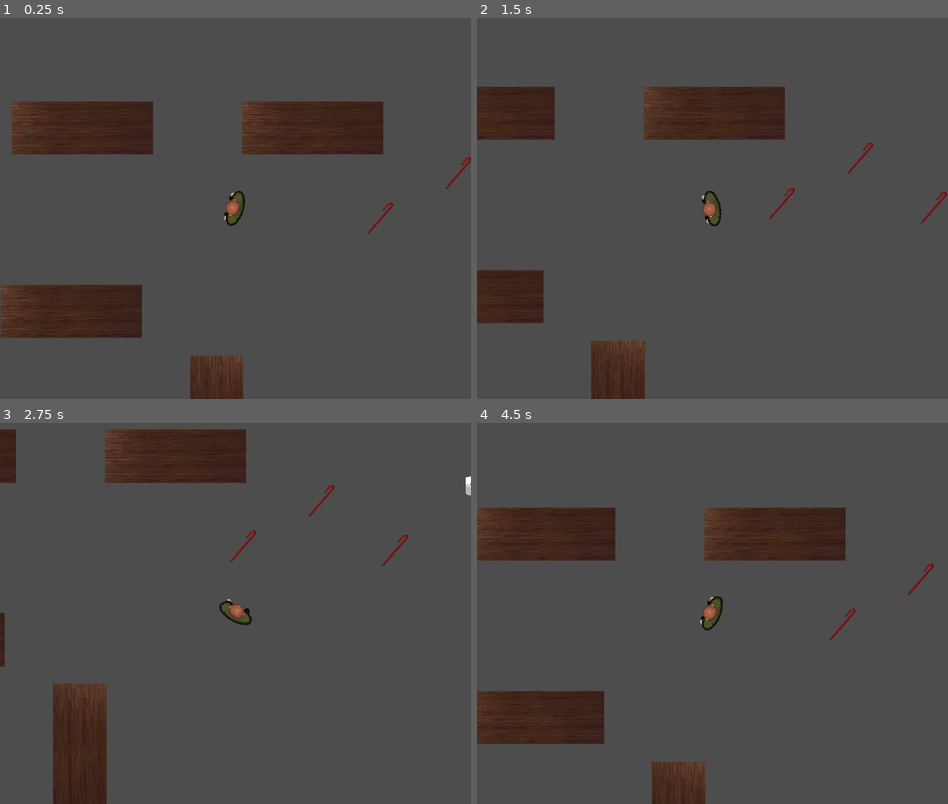
Above: before the commit, frames 1-4 (two rows, left to right).
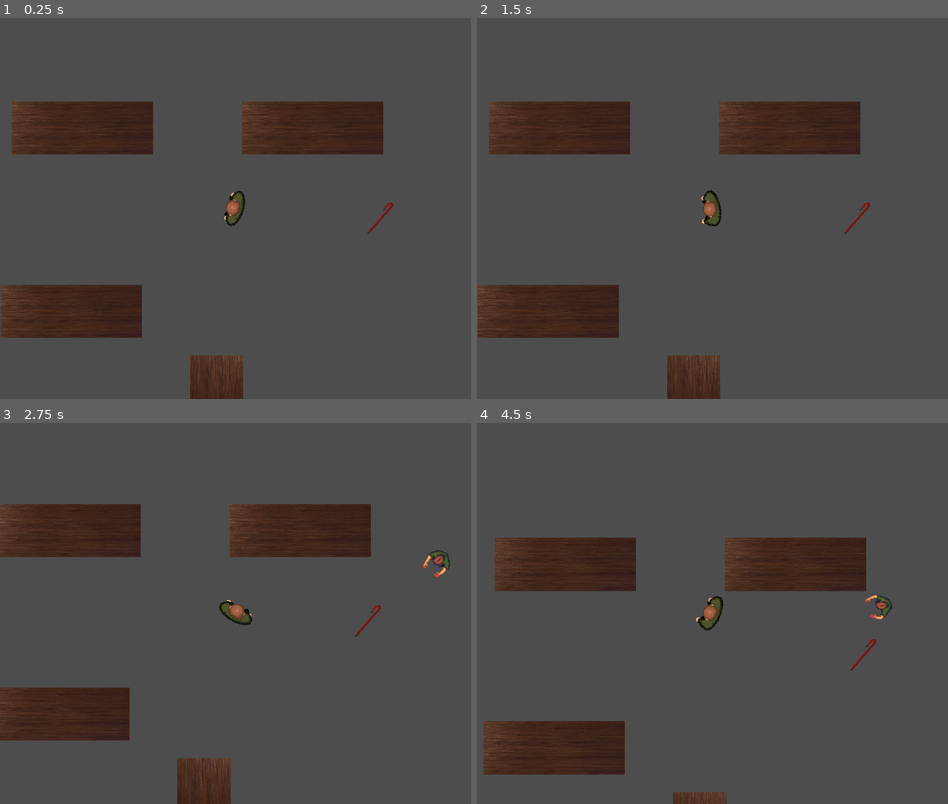
Above: after the commit, the same moments.

Repository: jmsanchezdiaz/boss-ipv-2024-e3.14cos
Game: Godot game, scene res://main.tscn
Two runs of this game, one before a commit and one after it. Both use one fixed random seed, a clock stepped at 60 frames per second and the inputs below.
Inputs (mouse positions are in pixels of both pictures, inside the frame that each line leads up to):
- Up to frame 1 (0.25 s): no input
- Up to frame 2 (1.5 s): move the mouse to (816, 189) at 0.52 s; press the mouse at (816, 189) at 0.53 s; hold D (move_right) 0.53-1.28 s; tap Shift (run) at 0.8, 1.35 s; move the mouse to (618, 227) at 1.27 s; release the mouse at (618, 227) at 1.28 s; hold S (move_down) from 1.28 s (still down)
- Up to frame 3 (2.75 s): click (141, 632) at 1.55 s; move the mouse to (282, 529) at 2.02 s; release S (move_down) at 2.03 s; press the mouse at (282, 529) at 2.03 s; hold D (move_right) from 2.03 s (still down); tap Shift (run) at 2.3 s
- Up to frame 4 (4.5 s): move the mouse to (688, 689) at 2.77 s; release D (move_right) at 2.78 s; release the mouse at (688, 689) at 2.78 s; hold W (move_up) 2.78-3.53 s; tap E (collect) at 2.85 s; click (688, 689) at 3.05 s; move the mouse to (853, 670) at 3.52 s; hold Shift (run) 3.53-4.28 s; hold A (move_left) from 3.53 s (still down); tap Escape (escape) at 4.15 s; move the mouse to (571, 556) at 4.27 s; click (571, 556) at 4.35 s

The runs differ from the first frame. In frame 1, less than 0.1% of the frame differs, in the area x 94-100%, y 36-45%; in frame 2, 16%; in frame 3, 19%, in the area x 0-100%, y 1-100%; in frame 4, 17%.

Commit message:
add inventory

Diff:
--- /dev/null
+++ b/default_bus_layout.tres
@@ -0,0 +1,10 @@
+[gd_resource type="AudioBusLayout" format=3 uid="uid://b7eeowm2qtap4"]
+
+[resource]
+bus/0/volume_db = 1.65599
+bus/1/name = &"Zombie"
+bus/1/solo = false
+bus/1/mute = false
+bus/1/bypass_fx = false
+bus/1/volume_db = -50.3433
+bus/1/send = &"Master"
--- a/entities/Player/Player.tscn
+++ b/entities/Player/Player.tscn
@@ -46,6 +46,22 @@
 _data = {
 "RESET": SubResource("Animation_x211c"),
 "ReceiveDamage": SubResource("Animation_myc8f")
+}
+
+[sub_resource type="Animation" id="Animation_x8equ"]
+resource_name = "Punch"
+step = 0.1
+tracks/0/type = "value"
+tracks/0/imported = false
+tracks/0/enabled = true
+tracks/0/path = NodePath("Body:frame")
+tracks/0/interp = 1
+tracks/0/loop_wrap = true
+tracks/0/keys = {
+"times": PackedFloat32Array(0, 0.1, 0.2, 0.3, 0.4, 0.5, 0.6, 0.7, 0.8, 0.9, 1),
+"transitions": PackedFloat32Array(1, 1, 1, 1, 1, 1, 1, 1, 1, 1, 1),
+"update": 1,
+"values": [36, 37, 38, 39, 40, 41, 42, 43, 44, 45, 46]
 }
 
 [sub_resource type="Animation" id="Animation_vrris"]
@@ -100,22 +116,6 @@
 "values": [0, 1, 2, 3, 4, 5, 6, 7, 8, 9, 10, 11, 12, 13, 14, 15, 16]
 }
 
-[sub_resource type="Animation" id="Animation_x8equ"]
-resource_name = "Punch"
-step = 0.1
-tracks/0/type = "value"
-tracks/0/imported = false
-tracks/0/enabled = true
-tracks/0/path = NodePath("Body:frame")
-tracks/0/interp = 1
-tracks/0/loop_wrap = true
-tracks/0/keys = {
-"times": PackedFloat32Array(0, 0.1, 0.2, 0.3, 0.4, 0.5, 0.6, 0.7, 0.8, 0.9, 1),
-"transitions": PackedFloat32Array(1, 1, 1, 1, 1, 1, 1, 1, 1, 1, 1),
-"update": 1,
-"values": [36, 37, 38, 39, 40, 41, 42, 43, 44, 45, 46]
-}
-
 [sub_resource type="AnimationLibrary" id="AnimationLibrary_6yx8f"]
 _data = {
 "Punch": SubResource("Animation_x8equ"),
@@ -165,5 +165,7 @@
 "": SubResource("AnimationLibrary_6yx8f")
 }
 
+[node name="AudioStreamPlayer" type="AudioStreamPlayer" parent="."]
+
 [connection signal="body_entered" from="AttackArea" to="." method="_on_crowbar_area_body_entered"]
 [connection signal="body_exited" from="AttackArea" to="." method="_on_crowbar_area_body_exited"]
--- a/entities/Player/inventory/inventory.gd
+++ b/entities/Player/inventory/inventory.gd
@@ -6,8 +6,7 @@
 
 @export var slots : Array[InventorySlot]
 
-var ui_open: bool = false
-var player: Node2D;
+var player: Player;
 
 func insert(item: InventoryItem):
 	var item_slots = slots.filter(func(slot): return slot.item == item)
@@ -22,7 +21,7 @@
 
 	update.emit()
 
-func drop(item: InventoryItem, should_spawn: bool = true):
+func drop(item: InventoryItem):
 	var item_slots = slots.filter(func(slot): return slot.item == item)
 
 	if item_slots[0].amount == 1:
@@ -30,7 +29,18 @@
 		item_slots[0].amount = 0
 	else:
 		item_slots[0].amount -= 1
-	if should_spawn: spawn.emit(item)
+	spawn.emit(item)
+	update.emit()
+
+func use(item: InventoryItem, one_time: bool = true):
+	var item_slots = slots.filter(func(slot): return slot.item == item)
+
+	if item_slots[0].amount == 1:
+		item_slots[0].item = null if one_time else item_slots[0].item
+		item_slots[0].amount = 0
+	else:
+		item_slots[0].amount -= 1
+
 	update.emit()
 
 func drop_all(item: InventoryItem):
--- a/entities/Player/inventory/inventory_item.gd
+++ b/entities/Player/inventory/inventory_item.gd
@@ -5,3 +5,4 @@
 @export var name: String = ""
 @export var texture: Texture2D
 @export var action: Script
+@export var one_time: bool
--- a/entities/Player/inventory/inventory_ui.gd
+++ b/entities/Player/inventory/inventory_ui.gd
@@ -15,7 +15,6 @@
 func spawn_item(item: InventoryItem):
 	var scene: PackedScene = load("res://entities/Player/inventory/items/"+ item.name +".tscn")
 	var object = scene.instantiate()
-	print(object)
 	var spr: Sprite2D = object.get_node("Sprite2D")
 	object.item = item
 	spr.texture = item.texture
@@ -37,8 +36,8 @@
 	inv.drop_all(inv_item)
 
 func _use_item(inv_item: InventoryItem):
-	inv.drop(inv_item, false)
-	inv_item.action.call("heal_player", inv.player)
+	inv.use(inv_item, inv_item.one_time)
+	inv_item.action.call("select", inv.player)
 
 func _process(_delta):
 	if Input.is_action_just_pressed("inventory"):
@@ -57,10 +56,10 @@
 func close():
 	visible = false;
 	is_open = false;
-	inv.ui_open = false;
+	if inv.player: inv.player.unpause()
 
 
 func open():
 	visible = true
 	is_open = true
-	inv.ui_open = true;
+	if inv.player: inv.player.pause()
--- a/entities/Player/inventory/items/bandage-action.gd
+++ b/entities/Player/inventory/items/bandage-action.gd
@@ -1,5 +1,5 @@
 extends Node
 
-static func heal_player(player: Player):
+static func select(player: Player):
 	if player:
-		player.health += 10.0
+		player.recover_health(25.0)
--- a/entities/Player/inventory/items/bandage.tres
+++ b/entities/Player/inventory/items/bandage.tres
@@ -9,3 +9,4 @@
 name = "bandage"
 texture = ExtResource("2_7xfrn")
 action = ExtResource("1_ldjkf")
+one_time = true
--- /dev/null
+++ b/entities/Player/inventory/items/crowbar-action.gd
@@ -0,0 +1,6 @@
+extends Node
+
+static func select(player: Player):
+	if player:
+		player.selected_weapon = "crowbar"
+		player.selected_weapon_damage = 30.0
--- a/entities/Player/inventory/items/crowbar.tres
+++ b/entities/Player/inventory/items/crowbar.tres
@@ -1,5 +1,6 @@
-[gd_resource type="Resource" script_class="InventoryItem" load_steps=3 format=3 uid="uid://do34evfmejwar"]
+[gd_resource type="Resource" script_class="InventoryItem" load_steps=4 format=3 uid="uid://do34evfmejwar"]
 
+[ext_resource type="Script" path="res://entities/Player/inventory/items/crowbar-action.gd" id="1_7lb81"]
 [ext_resource type="Script" path="res://entities/Player/inventory/inventory_item.gd" id="1_h72uo"]
 [ext_resource type="Texture2D" uid="uid://dhrkp7nq5u451" path="res://assets/crowbar.png" id="2_40go0"]
 
@@ -7,3 +8,4 @@
 script = ExtResource("1_h72uo")
 name = "crowbar"
 texture = ExtResource("2_40go0")
+action = ExtResource("1_7lb81")
--- a/entities/Player/player.gd
+++ b/entities/Player/player.gd
@@ -10,19 +10,27 @@
 @export var RUNNING_STAMINA_COST = 25.0 # La cantidad de estamina que se consume por segundo al correr.
 @export var ATTACKING_STAMINA_COST = 25.0
 @export var inventory: Inventory
+@export var MAX_HEALTH: float = 100.0
 
 @onready var bloodAnimation = $BloodAnimation
 @onready var bodyAnimation = $BodyAnimation
+@onready var audio = $AudioStreamPlayer
+
+var walking_sound = preload("res://sounds/player/player-walking.ogg")
 
 var current_stamina = MAX_STAMINA
 var running_multiplier = 1
 
 var health = 100
 var attack_range: float = 150.0
-var attack_damage: float = 25.0
 var current_target: Node2D = null
 var smoothed_mouse_pos = Vector2.ZERO
 var current_state:STATE = STATE.IDLE
+var selected_weapon = null
+var selected_weapon_damage = null
+var FIST_DAMAGE = 10.0
+var attacking = false;
+var paused = false;
 
 enum STATE {
 	IDLE,
@@ -34,25 +42,28 @@
 func _ready():
 	inventory.set_player(self)
 
+func pause():
+	set_physics_process(false)
+	paused=true;
+
+func unpause():
+	set_physics_process(true)
+	paused=false
+
 func _physics_process(delta: float) -> void:
-	if inventory.ui_open: return;
 	smoothed_mouse_pos = lerp(smoothed_mouse_pos, get_global_mouse_position(), 0.6)
 	rotation = position.angle_to_point(smoothed_mouse_pos)
-	print("Salud: ", health)
 	var input_vector = Input.get_vector("move_left", "move_right", "move_up", "move_down")
 	match current_state:
 		STATE.IDLE:
-			#$Body.show()
-			#$BodyRunning.hide()
 			bodyAnimation.play("RESET")
 			regenerate_stamina(1, delta)
 			if input_vector != Vector2.ZERO:
-				current_state = STATE.WALKING
-			if Input.is_action_pressed("run") and current_stamina > 10:
-				current_state = STATE.RUNNING
+				if Input.is_action_pressed("run") and current_stamina > 10:
+					current_state = STATE.RUNNING
+				else: current_state = STATE.WALKING
+
 		STATE.WALKING:
-			#$Body.show()
-			#$BodyRunning.hide()
 			bodyAnimation.play("Walk")
 			regenerate_stamina(0.5, delta)
 			handle_move(delta)
@@ -61,8 +72,6 @@
 			if Input.is_action_pressed("run") and current_stamina > 10:
 				current_state = STATE.RUNNING
 		STATE.RUNNING:
-			#$Body.hide()
-			#$BodyRunning.show()
 			bodyAnimation.play("Run")
 			handle_move(delta)
 			handle_run(delta)
@@ -73,30 +82,41 @@
 				current_state = STATE.WALKING
 				running_multiplier = 1
 		STATE.ATTAKING:
-			pass
+			attack()
 
 func attack():
-	if current_stamina > 0:
-		print("Atacando a puño limpio!")
+	if !attacking and current_stamina > 0:
+		attacking = true;
 		bodyAnimation.play("Punch")
-		if current_target and inventory.has("crowbar"):
+		if current_target:
+			var damage = selected_weapon_damage if selected_weapon else FIST_DAMAGE
 			var distance = position.distance_to(current_target.position)
 			if distance <= attack_range:
-				current_target.take_damage(attack_damage, self)
+				current_target.take_damage(damage, self)
 				print("Attacked zombi! Remaining HP: ", current_target.HEALTH_POINTS)
-			#else:
-				#print("Target too far!")
+
 			current_stamina -= max(current_stamina - ATTACKING_STAMINA_COST, 0)
-		# else:
-			# print("No target in range or no Crowbar in inventory!")
+
+		await get_tree().create_timer(1).timeout
+		if Input.get_vector("move_left", "move_right", "move_up", "move_down") != Vector2.ZERO:
+			current_state = STATE.WALKING
+			attacking=false
+		else:
+			current_state = STATE.IDLE
+			attacking=false
 
 
 func collect(item):
 	inventory.insert(item)
 
 func _input(event):
-	if event.is_action_pressed("attack"):
-		attack()
+	if !paused and event.is_action_pressed("attack"):
+		current_state = STATE.ATTAKING
+
+
+func recover_health(hp: float):
+	health = min(MAX_HEALTH, health + hp)
+	bloodAnimation.stop()
 
 func handle_move(delta):
 	var input_vector = Input.get_vector("move_left", "move_right", "move_up", "move_down")
@@ -140,7 +160,6 @@
 		# bloodAnimation.play("Die")
 		queue_free()
 	health = max(0, health - amount)
-	print("Nico health:", health)
 
 
 func _on_crowbar_area_body_entered(body: Node2D) -> void:
--- a/entities/enemies/Zombie.tscn
+++ b/entities/enemies/Zombie.tscn
@@ -1,8 +1,9 @@
-[gd_scene load_steps=14 format=3 uid="uid://djba5um6gbc7k"]
+[gd_scene load_steps=15 format=3 uid="uid://djba5um6gbc7k"]
 
 [ext_resource type="Script" path="res://entities/enemies/zombie.gd" id="1_wyi4p"]
 [ext_resource type="Texture2D" uid="uid://dl554wn8t22p6" path="res://assets/zombie-spritesheet.png" id="2_fbh3u"]
 [ext_resource type="Texture2D" uid="uid://cmcsh50axvbfm" path="res://assets/blood-spritesheet2.png" id="3_a0iq2"]
+[ext_resource type="AudioStream" uid="uid://d016iht0mwh63" path="res://sounds/zombie/zombie-idle.ogg" id="4_feojv"]
 
 [sub_resource type="Animation" id="Animation_0uw0c"]
 length = 0.001
@@ -151,12 +152,11 @@
 collision_mask = 3
 
 [node name="DetectionArea" type="Area2D" parent="."]
-visible = false
 collision_layer = 0
 collision_mask = 2
 
 [node name="CollisionShape2D" type="CollisionPolygon2D" parent="DetectionArea"]
-position = Vector2(50, 8)
+position = Vector2(52, 7)
 polygon = PackedVector2Array(-151, 203, -50, 259, 104, 254, 239, 150, 274, -9, 240, -166, 111, -250, -52, -255, -142, -230, -71, -7)
 
 [node name="AttackArea" type="Area2D" parent="."]
@@ -179,6 +179,11 @@
 "": SubResource("AnimationLibrary_mnr3j")
 }
 
+[node name="AudioStreamPlayer" type="AudioStreamPlayer" parent="."]
+stream = ExtResource("4_feojv")
+autoplay = true
+bus = &"Zombie"
+
 [connection signal="body_entered" from="DetectionArea" to="." method="_on_detection_area_body_entered"]
 [connection signal="body_exited" from="DetectionArea" to="." method="_on_detection_area_body_exited"]
 [connection signal="body_entered" from="AttackArea" to="." method="_on_attack_area_body_entered"]
--- a/entities/enemies/zombie.gd
+++ b/entities/enemies/zombie.gd
@@ -16,6 +16,7 @@
 @onready var right_eye: RayCast2D = $RightEye
 @onready var animation = $BloodAnimation
 @onready var body_animation = $BodyAnimation
+@onready var audio = $AudioStreamPlayer
 
 var MIN_DISTANCE_TO_MOVE = 35
 
@@ -27,6 +28,8 @@
 
 var direction := Vector2.ZERO
 var time_since_last_change := 0.0
+
+var idle_sound = preload("res://sounds/zombie/zombie-idle.ogg")
 
 # State Machine
 enum PLAYER_STATE {
@@ -53,11 +56,17 @@
 		change_direction()
 		time_since_last_change = 0.0
 
+	print("zombie health", HEALTH_POINTS)
+
 	match current_state:
 		PLAYER_STATE.IDLE:
+			audio.stream = idle_sound
 			body_animation.play("idle")
+			if last_position_known != Vector2.ZERO:
+				current_state = PLAYER_STATE.WALKING
 			reset_state_timer(idle_duration_min, idle_duration_min)
 		PLAYER_STATE.WALKING:
+			audio.stream = idle_sound
 			move_or_pursue(delta)
 			body_animation.play("walk")
 		PLAYER_STATE.ATTACKING:
@@ -170,14 +179,10 @@
 	match current_state:
 		PLAYER_STATE.IDLE:
 			current_state = PLAYER_STATE.WALKING
-			#reset_state_timer(idle_duration_min, idle_duration_min)
 		PLAYER_STATE.WALKING:
 			if last_position_known == Vector2.ZERO:
 				current_state = PLAYER_STATE.IDLE
 				direction = Vector2.ZERO
-			else:
-				pass
-				#reset_state_timer(walk_duration_min, walk_duration_max)
 
 func _on_detection_area_body_entered(body: Node2D) -> void:
 	target = body;
--- a/main.tscn
+++ b/main.tscn
@@ -43,20 +43,20 @@
 [node name="Zombie" parent="." instance=ExtResource("3_gv0og")]
 position = Vector2(304, 607)
 
+[node name="Zombie2" parent="." instance=ExtResource("3_gv0og")]
+position = Vector2(979, 671)
+
+[node name="Zombie3" parent="." instance=ExtResource("3_gv0og")]
+position = Vector2(1075, 114)
+
 [node name="Crowbar" parent="." instance=ExtResource("5_hnx83")]
 position = Vector2(872, 202)
 
-[node name="Crowbar2" parent="." instance=ExtResource("5_hnx83")]
-position = Vector2(1005, 125)
+[node name="Bandage" parent="." instance=ExtResource("6_ojqr0")]
+position = Vector2(1302, 265)
 
-[node name="Crowbar3" parent="." instance=ExtResource("5_hnx83")]
-position = Vector2(1130, 209)
+[node name="Bandage2" parent="." instance=ExtResource("6_ojqr0")]
+position = Vector2(1428, 154)
 
-[node name="CollectableObject" parent="." instance=ExtResource("6_ojqr0")]
-position = Vector2(1264, 97)
-
-[node name="CollectableObject2" parent="." instance=ExtResource("6_ojqr0")]
-position = Vector2(1426, 104)
-
-[node name="CollectableObject3" parent="." instance=ExtResource("6_ojqr0")]
-position = Vector2(1370, 188)
+[node name="Bandage3" parent="." instance=ExtResource("6_ojqr0")]
+position = Vector2(1488, 287)
Not shown, added: sounds/player/player-walking.ogg.import
Not shown, added: sounds/zombie/zombie-idle.ogg.import
Not shown, added: sounds/player/player-walking.ogg
Not shown, added: sounds/zombie/zombie-idle.ogg
